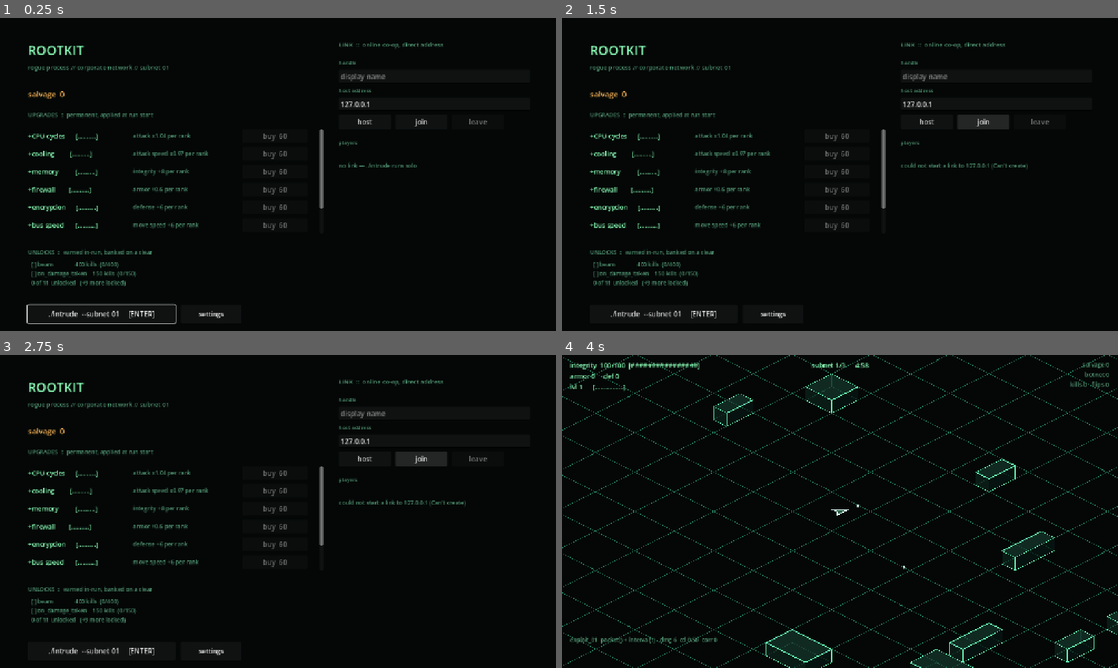
Above: before the commit, frames 1-4 (two rows, left to right).
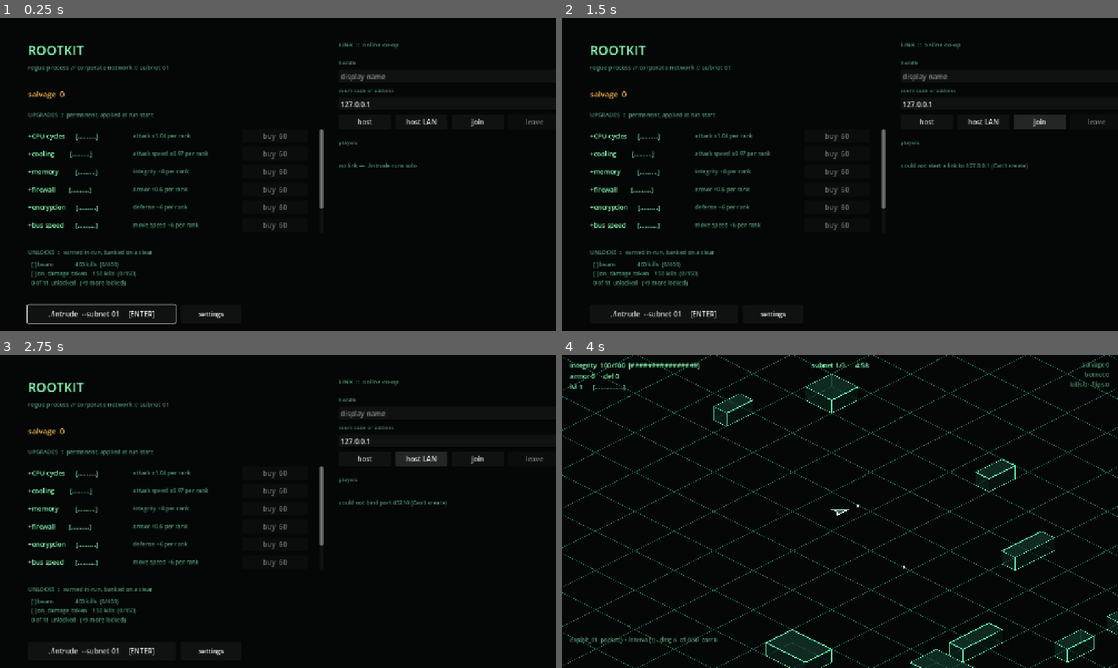
Above: after the commit, the same moments.

Repository: seanperkins/rootkit-game
Game: Godot game, scene res://scenes/main.tscn
Two runs of this game, one before a commit and one after it. Both use one fixed random seed, a clock stepped at 60 frames per second and the inputs below.
Inputs (mouse positions are in pixels of both pictures, inside the frame that each line leads up to):
- Up to frame 1 (0.25 s): no input
- Up to frame 2 (1.5 s): click "host" at 0.5 s; click "join" at 1.25 s
- Up to frame 3 (2.75 s): click (422, 458) at 2 s, where only the run after the commit has a clickable "host LAN"
- Up to frame 4 (4 s): click "./intrude --subnet 01 [ENTER]" at 2.75 s; tap Enter (confirm) at 3.5 s; move the mouse to (962, 495) at 3.52 s; hold D (move_right) from 3.53 s (still down); hold Enter (confirm) from 3.53 s (still down)

The runs differ from the first frame. In frame 1, 0.3% of the frame differs, in the area x 61-98%, y 7-35%; in frame 2, 0.6%, in the area x 61-98%, y 7-36%; in frame 3, 0.4%; in frame 4, nothing differs.

Commit message:
feat: host through the relay from the lobby and join by room code

Diff:
--- a/scripts/meta/meta_screen.gd
+++ b/scripts/meta/meta_screen.gd
@@ -40,6 +40,11 @@
 var _name_edit: LineEdit
 var _addr_edit: LineEdit
 var _host_btn: Button
+var _host_lan_btn: Button
+var _code_label: Label
+var _copy_btn: Button
+## When a relay link that has not answered yet gives up (ticks msec), 0 = none.
+var _link_deadline := 0
 var _join_btn: Button
 var _leave_btn: Button
 var _start_btn: Button
@@ -150,7 +155,7 @@
 	_link.position = Vector2(780, 52)
 	_link.add_theme_constant_override("separation", 8)
 	add_child(_link)
-	_link.add_child(_label("LINK  ::  online co-op, direct address", 14, DIM))
+	_link.add_child(_label("LINK  ::  online co-op", 14, DIM))
 	_link.add_child(_spacer(6))
 
 	_link.add_child(_label("handle", 12, DIM))
@@ -161,12 +166,12 @@
 	_name_edit.placeholder_text = "display name"
 	_link.add_child(_name_edit)
 
-	_link.add_child(_label("host address", 12, DIM))
+	_link.add_child(_label("room code or address", 12, DIM))
 	_addr_edit = LineEdit.new()
 	_addr_edit.custom_minimum_size = Vector2(300, 30)
 	_addr_edit.max_length = SessionRules.ADDRESS_MAX
 	_addr_edit.text = SaveGame.string_pref("last_address")
-	_addr_edit.placeholder_text = "127.0.0.1"
+	_addr_edit.placeholder_text = "room code or address"
 	_link.add_child(_addr_edit)
 
 	var row := HBoxContainer.new()
@@ -177,6 +182,11 @@
 	_host_btn.custom_minimum_size = Vector2(120, 34)
 	_host_btn.pressed.connect(_host)
 	row.add_child(_host_btn)
+	_host_lan_btn = Button.new()
+	_host_lan_btn.text = "  host LAN  "
+	_host_lan_btn.custom_minimum_size = Vector2(120, 34)
+	_host_lan_btn.pressed.connect(_host_lan)
+	row.add_child(_host_lan_btn)
 	_join_btn = Button.new()
 	_join_btn.text = "  join  "
 	_join_btn.custom_minimum_size = Vector2(120, 34)
@@ -198,6 +208,25 @@
 	_link_status.custom_minimum_size = Vector2(440, 0)
 	_link_status.autowrap_mode = TextServer.AUTOWRAP_WORD_SMART
 	_link.add_child(_link_status)
+	# The room code, large enough to read aloud, with a copy button; both
+	# empty until the relay answers a host.
+	_code_label = _label("", 22, FG)
+	_link.add_child(_code_label)
+	_copy_btn = Button.new()
+	_copy_btn.text = "  copy code  "
+	_copy_btn.custom_minimum_size = Vector2(120, 30)
+	_copy_btn.visible = false
+	_copy_btn.pressed.connect(func(): DisplayServer.clipboard_set(_transport.code if _transport != null else ""))
+	_link.add_child(_copy_btn)
+
+## Six characters from the code alphabet route through the relay; anything
+## else is a direct address.
+func _wants_relay(text: String) -> bool:
+	return RelayFrame.is_code(text)
+
+## One extra tick of input delay for the hop through the relay.
+func _delay_for(relay: bool) -> int:
+	return SessionRules.RELAY_DELAY if relay else SessionRules.DEFAULT_DELAY
 
 ## Whatever the fields say, as the save will keep it: sanitised on write.
 func _profile() -> Dictionary:
@@ -208,6 +237,14 @@
 		"counters": SaveGame.session_counters()}
 
 func _host() -> void:
+	_start_hosting(true)
+
+func _host_lan() -> void:
+	_start_hosting(false)
+
+## Host through the relay (a room code friends type) or directly on
+## DEFAULT_PORT (LAN, or a forwarded port).
+func _start_hosting(relay: bool) -> void:
 	if _transport != null:
 		return
 	var profile := _profile()
@@ -215,22 +252,40 @@
 	# the simulation, so a real random source is fine.
 	var rng := RandomNumberGenerator.new()
 	rng.randomize()
-	_session = NetworkSession.host_lobby(profile, rng.randi() | 1, rng.randi())
+	_session = NetworkSession.host_lobby(profile, rng.randi() | 1, rng.randi(), _delay_for(relay))
 	_transport = Transport.new()
 	add_child(_transport)
-	var err := _transport.host(SessionRules.DEFAULT_PORT, _session)
+	var err: Error
+	if relay:
+		err = _transport.host_relayed(_session)
+	else:
+		err = _transport.host(SessionRules.DEFAULT_PORT, _session)
 	if err != OK:
-		_link_status.text = "could not bind port %d (%s)" % [SessionRules.DEFAULT_PORT,
-			error_string(err)]
+		if relay:
+			_link_status.text = "the relay is not reachable (%s)" % error_string(err)
+		else:
+			_link_status.text = "could not bind port %d (%s)" % [SessionRules.DEFAULT_PORT,
+				error_string(err)]
 		_transport.queue_free()
 		_transport = null
 		_session = null
 		return
 	_transport.peer_left.connect(_on_peer_left)
-	_link_status.text = "hosting on port %d — ./intrude starts when everyone is in" \
-		% SessionRules.DEFAULT_PORT
+	if relay:
+		_transport.room_ready.connect(_on_room_ready)
+		_link_status.text = "asking the relay for a room…"
+		_link_deadline = Time.get_ticks_msec() + 5000
+	else:
+		_link_status.text = "hosting on port %d — ./intrude starts when everyone is in" \
+			% SessionRules.DEFAULT_PORT
 	_set_link_buttons(true)
 	_refresh_players()
+
+func _on_room_ready(code: String) -> void:
+	_code_label.text = "room  %s" % code
+	_copy_btn.visible = true
+	_link_deadline = 0
+	_link_status.text = "hosting through the relay — friends join with the code; ./intrude starts when everyone is in"
 
 func _join() -> void:
 	if _transport != null:
@@ -240,7 +295,12 @@
 	_transport = Transport.new()
 	add_child(_transport)
 	var addr := SaveGame.string_pref("last_address")
-	var err := _transport.join(addr, SessionRules.DEFAULT_PORT, _session)
+	var relay := _wants_relay(addr)
+	var err: Error
+	if relay:
+		err = _transport.join_relayed(addr, _session)
+	else:
+		err = _transport.join(addr, SessionRules.DEFAULT_PORT, _session)
 	if err != OK:
 		_link_status.text = "could not start a link to %s (%s)" % [addr, error_string(err)]
 		_transport.queue_free()
@@ -249,7 +309,11 @@
 		return
 	_transport.peer_joined.connect(_on_connected_to_host)
 	_transport.peer_left.connect(_on_peer_left)
-	_link_status.text = "connecting to %s…" % addr
+	_link_deadline = Time.get_ticks_msec() + 5000
+	if relay:
+		_link_status.text = "joining room %s…" % RelayFrame.normalise_code(addr)
+	else:
+		_link_status.text = "connecting to %s…" % addr
 	_set_link_buttons(true)
 
 func _leave() -> void:
@@ -263,6 +327,9 @@
 	_transport.queue_free()
 	_transport = null
 	_session = null
+	_link_deadline = 0
+	_code_label.text = ""
+	_copy_btn.visible = false
 	_link_status.text = "no link — ./intrude runs solo"
 	_players.text = ""
 	_set_link_buttons(false)
@@ -270,6 +337,7 @@
 
 func _set_link_buttons(linked: bool) -> void:
 	_host_btn.disabled = linked
+	_host_lan_btn.disabled = linked
 	_join_btn.disabled = linked
 	_leave_btn.disabled = not linked
 	_name_edit.editable = not linked
@@ -302,6 +370,20 @@
 
 func _process(_dt: float) -> void:
 	if _transport == null or _session == null:
+		return
+	# _leave() resets the status line, so the reason is written after it.
+	if _link_deadline > 0 and Time.get_ticks_msec() > _link_deadline and not _transport.connected():
+		var why := "the relay did not answer" if _transport.relayed \
+			else "no answer from %s" % SaveGame.string_pref("last_address")
+		_leave()
+		_link_status.text = why
+		return
+	if _transport.relayed and _transport.relay_error != "":
+		var reason: String = {"unknown": "no room with that code", "full": "that room is full",
+			"closed": "the host closed the room", "bad": "the relay refused the link (version mismatch?)",
+			"lost": "lost the relay"}.get(_transport.relay_error, _transport.relay_error)
+		_leave()
+		_link_status.text = reason
 		return
 	_transport.poll()
 	while not _session.inbox.is_empty():
--- a/tests/test_lobby.gd
+++ b/tests/test_lobby.gd
@@ -11,7 +11,8 @@
 const CASES := ["host_owns_slot_zero_and_assigns_the_lowest_free",
 	"start_freezes_the_roster", "a_client_applies_welcome_then_start",
 	"solo_builds_the_same_shape", "string_prefs_are_hostile_safe",
-	"control_bodies_round_trip_and_reject_bad_shapes"]
+	"control_bodies_round_trip_and_reject_bad_shapes",
+	"the_link_column_offers_relay_and_lan"]
 
 func _initialize() -> void:
 	print("ROOTKIT — lobby\n")
@@ -23,6 +24,7 @@
 	solo_builds_the_same_shape()
 	string_prefs_are_hostile_safe()
 	control_bodies_round_trip_and_reject_bad_shapes()
+	await the_link_column_offers_relay_and_lan()
 	print("")
 	for c in CASES:
 		if not finished.has(c):
@@ -169,3 +171,23 @@
 	_check("a non-dictionary body is refused",
 		Protocol.decode_control(M.ABSENT, 1, var_to_bytes([1, 2])).is_empty(), true)
 	finished["control_bodies_round_trip_and_reject_bad_shapes"] = true
+
+## The one text field takes a code or an address: six alphabet characters
+## route through the relay, anything else is a direct address. Hosting
+## defaults to the relay and shows the code with a copy button; "host LAN"
+## keeps the direct server.
+func the_link_column_offers_relay_and_lan() -> void:
+	var m: Node = load("res://scenes/main.tscn").instantiate()
+	root.add_child(m)
+	await process_frame
+	_check("there is a host button", m._host_btn != null, true)
+	_check("and a host LAN button", m._host_lan_btn != null, true)
+	_check("and a copy button, hidden until a code exists", m._copy_btn.visible, false)
+	_check("the field says what it takes", m._addr_edit.placeholder_text, "room code or address")
+	_check("a code routes to the relay", m._wants_relay("abc234"), true)
+	_check("an address routes direct", m._wants_relay("192.168.1.20"), false)
+	_check("the relay lobby uses the relay delay", m._delay_for(true), SessionRules.RELAY_DELAY)
+	_check("the LAN lobby keeps the default", m._delay_for(false), SessionRules.DEFAULT_DELAY)
+	m.queue_free()
+	await process_frame
+	finished["the_link_column_offers_relay_and_lan"] = true
